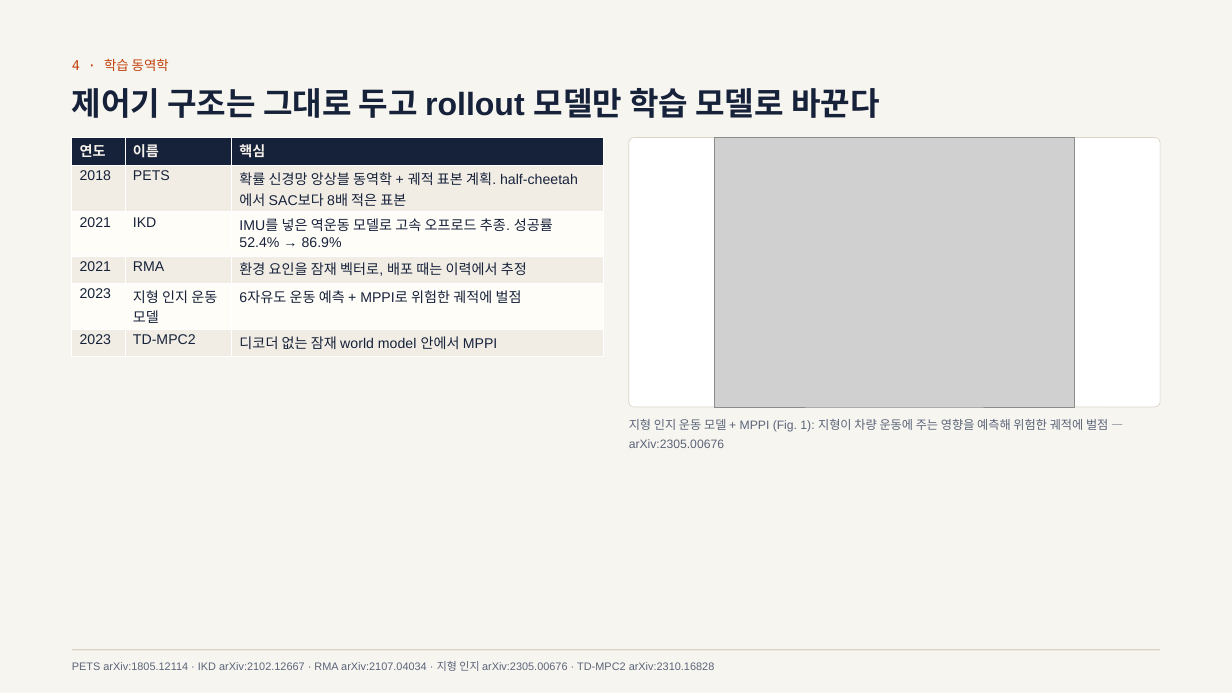
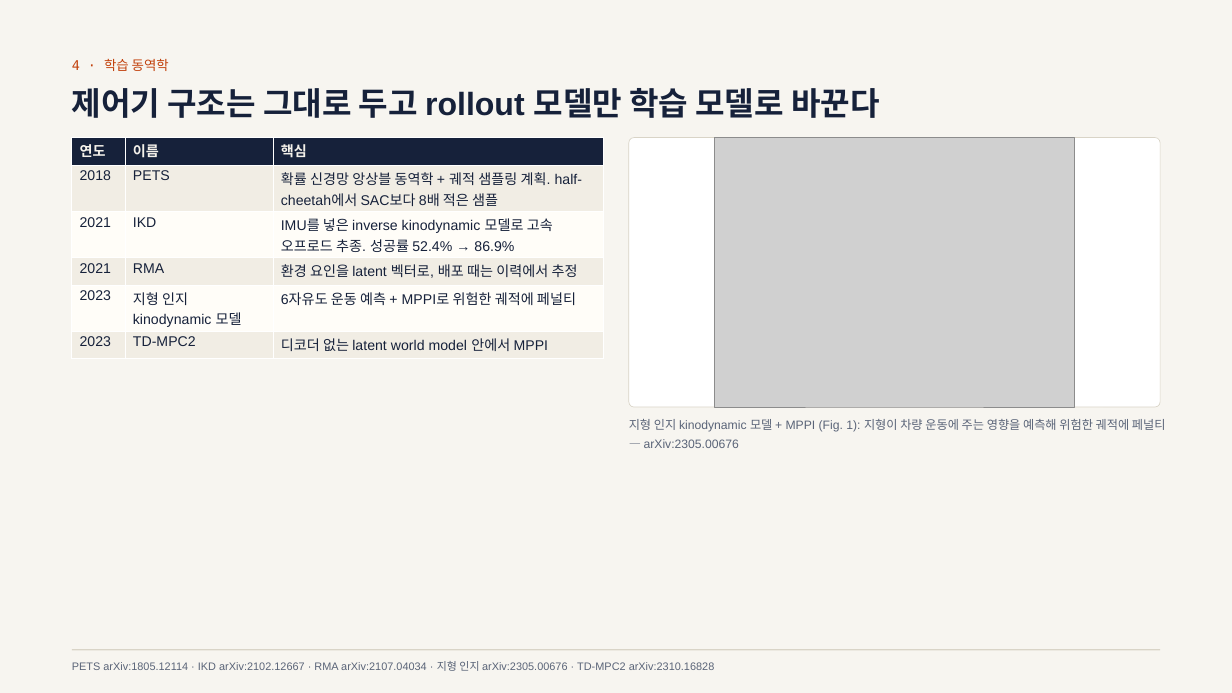
Before and after one commit to Geonhee-LEE/travplan-site, a slide deck: slide 25 of slides/study-controller/study-controller.pptx. Drawn at 1232x693 pixels with LibreOffice and Linux fonts; fonts in the diff are those of the drawing; grey boxes stand for pictures. Boxes give left, top, right and bottom in pixels: in the first picture for what was removed or moved away, otherwise in the second. Text is boxed around its words. In the diff, an @@ line names an element or a change of style, - is before the commit and + after.

```diff
--- a/slides/study-controller/study-controller.pptx
+++ b/slides/study-controller/study-controller.pptx
@@ table at bbox=[72, 138, 604, 355] @@
-row 2, column 3: 확률 신경망 앙상블 동역학 + 궤적 표본 계획. half-cheetah에서 SAC보다 8배 적은 표본
+row 2, column 3: 확률 신경망 앙상블 동역학 + 궤적 샘플링 계획. half-cheetah에서 SAC보다 8배 적은 샘플
-row 3, column 3: IMU를 넣은 역운동 모델로 고속 오프로드 추종. 성공률 52.4% → 86.9%
+row 3, column 3: IMU를 넣은 inverse kinodynamic 모델로 고속 오프로드 추종. 성공률 52.4% → 86.9%
-row 4, column 3: 환경 요인을 잠재 벡터로, 배포 때는 이력에서 추정
+row 4, column 3: 환경 요인을 latent 벡터로, 배포 때는 이력에서 추정
-row 5, column 2: 지형 인지 운동 모델
+row 5, column 2: 지형 인지 kinodynamic 모델
-row 5, column 3: 6자유도 운동 예측 + MPPI로 위험한 궤적에 벌점
+row 5, column 3: 6자유도 운동 예측 + MPPI로 위험한 궤적에 페널티
-row 6, column 3: 디코더 없는 잠재 world model 안에서 MPPI
+row 6, column 3: 디코더 없는 latent world model 안에서 MPPI
@@ text at bbox=[629, 419, 1166, 448]: text changed @@
-지형 인지 운동 모델 + MPPI (Fig. 1): 지형이 차량 운동에 주는 영향을 예측해 위험한 궤적에 벌점 — arXiv:2305.00676
+지형 인지 kinodynamic 모델 + MPPI (Fig. 1): 지형이 차량 운동에 주는 영향을 예측해 위험한 궤적에 페널티 — arXiv:2305.00676
```
Also in this commit, not shown: 36 other slides changed, 46 other files.
